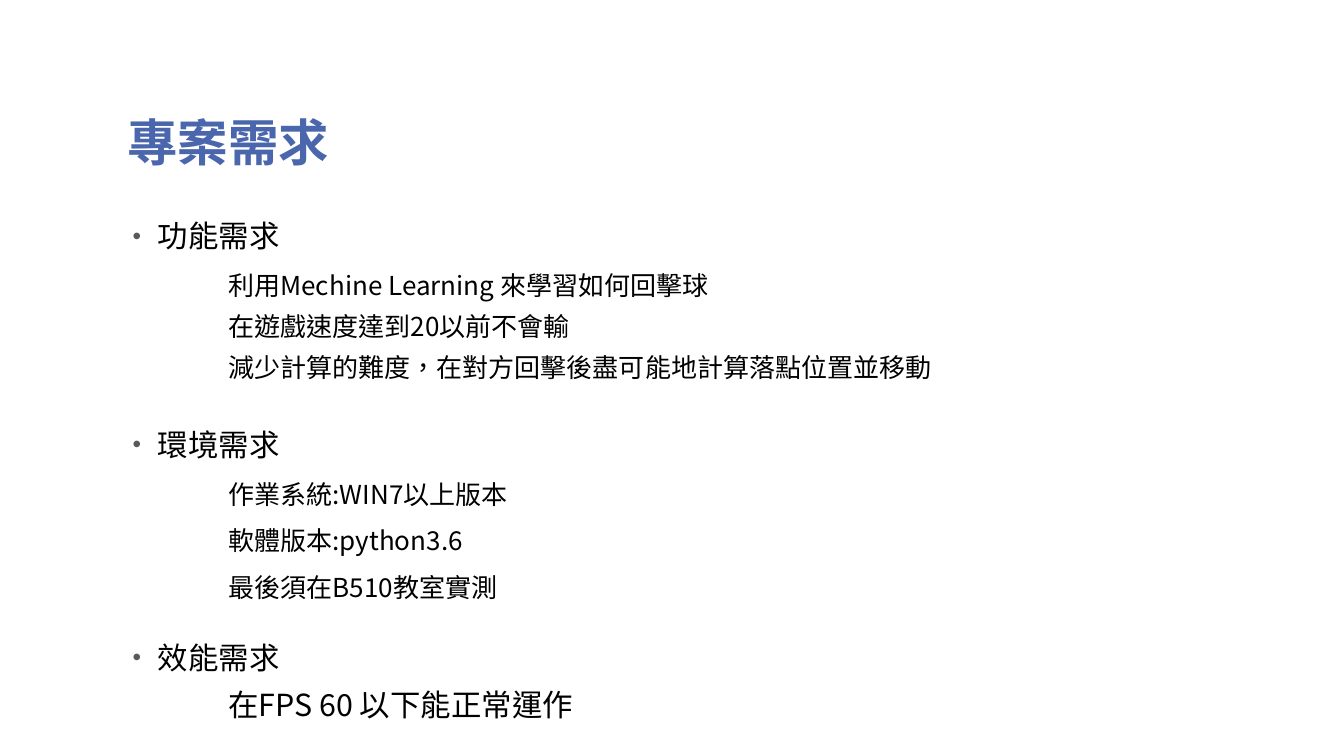
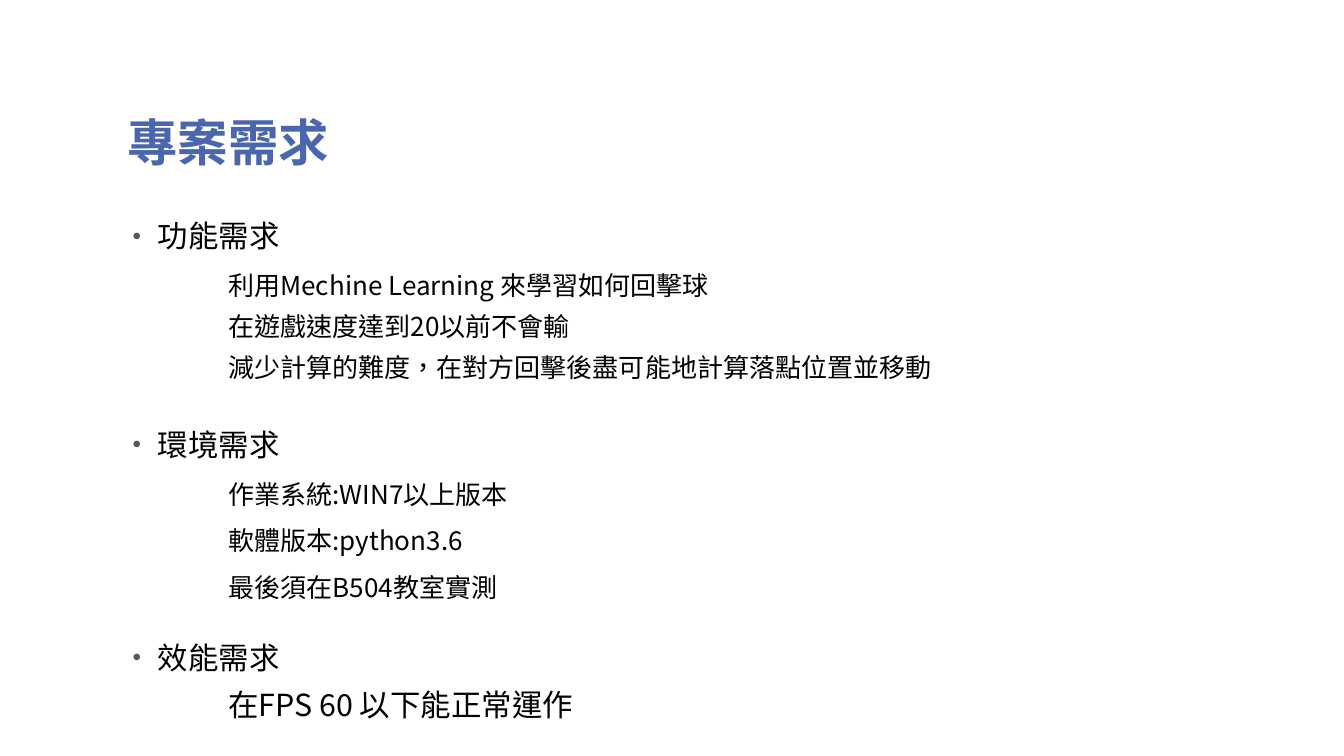
Before and after one commit to TsaiHaoWei/Machine-Learning, a slide deck: slide 3 of Finally project/Pingpong_第六組.pptx. Drawn at 1344x756 pixels with LibreOffice and Linux fonts; fonts in the diff are those of the drawing; background and template pictures are left out. Boxes give left, top, right and bottom in pixels: in the first picture for what was removed or moved away, otherwise in the second. Text is boxed around its words. In the diff, an @@ line names an element or a change of style, - is before the commit and + after.

Commit message:
PPT

```diff
--- a/Finally project/Pingpong_第六組.pptx
+++ b/Finally project/Pingpong_第六組.pptx
@@ text at [158, 430, 507, 599]: text changed @@
-• 環境需求
-  作業系統:WIN7以上版本
-  軟體版本:python3.6
-  最後須在B510教室實測
+• 環境需求
+  作業系統:WIN7以上版本
+  軟體版本:python3.6
+  最後須在B504教室實測
```
